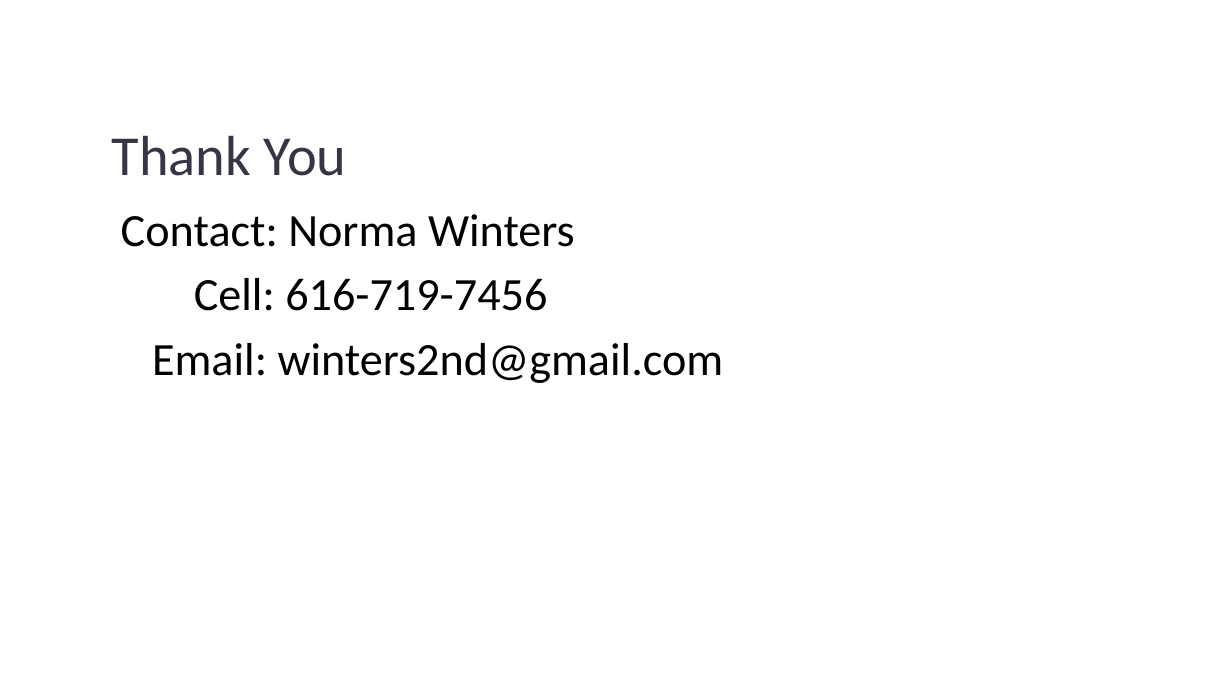
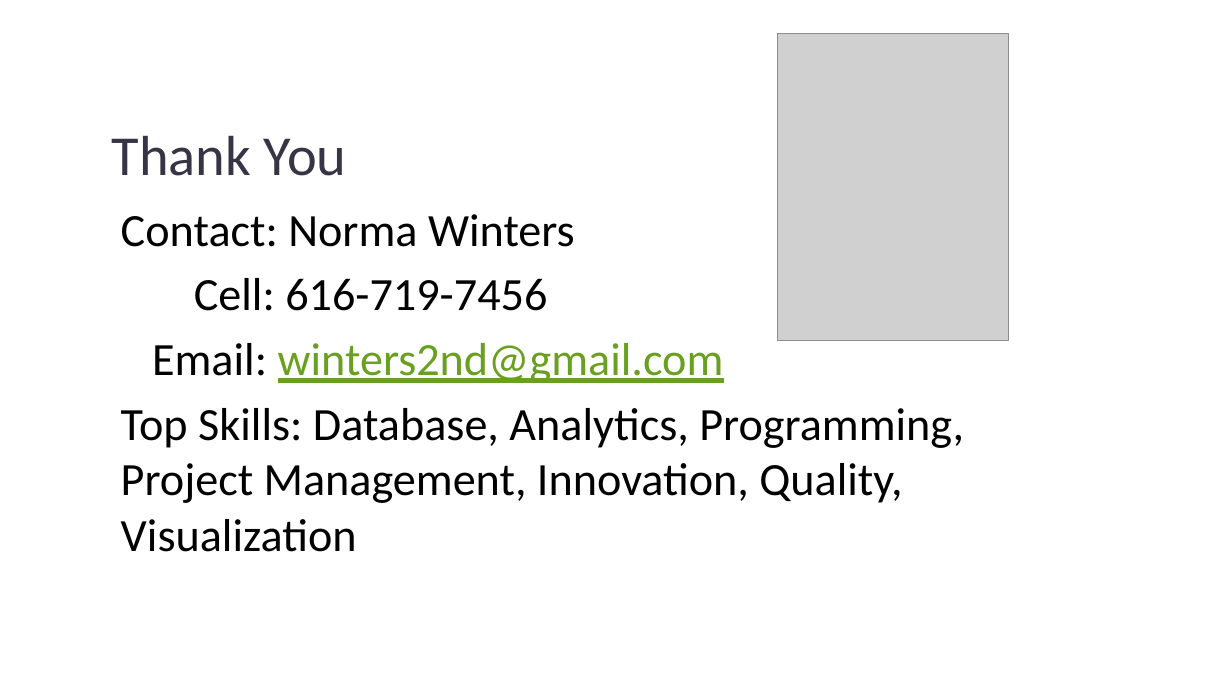
Before and after one commit to normawinters/python, a slide deck: slide 6 of Titanic Business Analytics - Python Visualizations.pptx. Drawn at 1232x693 pixels with LibreOffice and Linux fonts; fonts in the diff are those of the drawing; grey boxes stand for pictures; background and template pictures are left out. Boxes give left, top, right and bottom in pixels: in the first picture for what was removed or moved away, otherwise in the second. Text is boxed around its words. In the diff, an @@ line names an element or a change of style, - is before the commit and + after.

```diff
--- a/Titanic Business Analytics - Python Visualizations.pptx
+++ b/Titanic Business Analytics - Python Visualizations.pptx
@@ picture added at [778,33,1008,340] @@
@@ text at [152,343,724,383]: text colour #000000 to #69A020, underline on in "winters2nd@gmail.com" @@
@@ text at [121,408,964,552]: paragraph added @@
+Top Skills: Database, Analytics, Programming, Project Management, Innovation, Quality, Visualization
```
Also in this commit, not shown: 1 other slide changed, 1 slide added.
